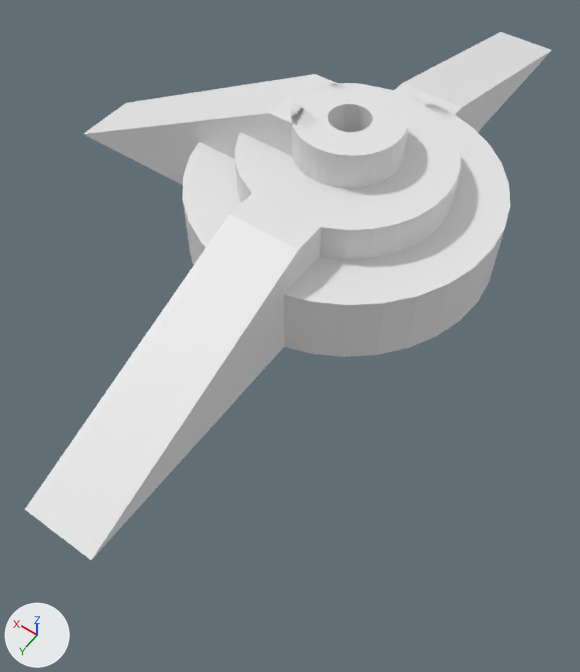
What one commit did to the Blender file Assets/Prefabs/Cenario/Altar.blend.
The view is the same before and after, from a camera (50 mm lens) standing at (-57.9, 98.6, 106.2) and looking at (-3.8, 22.8, -12.9). The axes (+X, +Y, +Z) are drawn at lower left. The lights are the same throughout.

Before the edit, the objects in view are built like this:
```python
ob_baseinferiro = bpy.data.objects.new('BaseInferiro', me_cylinder_001)
ob_baseinferiro.location = (0.0, 0.0, 0.0)
ob_baseinferiro.scale = (30.0, 30.0, 7.0)
ob_basemediana = bpy.data.objects.new('BaseMediana', me_cylinder_002)
ob_basemediana.location = (0.0, 0.0, 7.0)
ob_basemediana.scale = (20.0, 20.0, 7.0)
ob_basesuperior = bpy.data.objects.new('BaseSuperior', me_cylinder_003)
ob_basesuperior.location = (0.0, 0.0, 14.0)
ob_basesuperior.scale = (10.0, 10.0, 7.0)
ob_cube_001 = bpy.data.objects.new('Cube.001', me_cube_002)
ob_cube_001.location = (8.0, 0.0, 7.0)
ob_cube_001.rotation_euler = (1.571, 0.0, 4.712)  # degrees (90, 0, 270)
ob_cube_001.scale = (7.0, 14.0, 3.97)
ob_cube_002 = bpy.data.objects.new('Cube.002', me_cube_003)
ob_cube_002.location = (0.0, -28.0, 0.0)
ob_cube_002.rotation_euler = (-1.571, -3.142, 0.0)  # degrees (-90, -180, 0)
ob_cube_002.scale = (7.0, 7.0, 3.97)
ob_cube_003 = bpy.data.objects.new('Cube.003', me_cube_004)
ob_cube_003.location = (0.0, 21.0, 3.5)
ob_cube_003.rotation_euler = (1.571, 0.0, 0.0)  # degrees (90, 0, 0)
ob_cube_003.scale = (7.0, 10.5, 4.0)
```
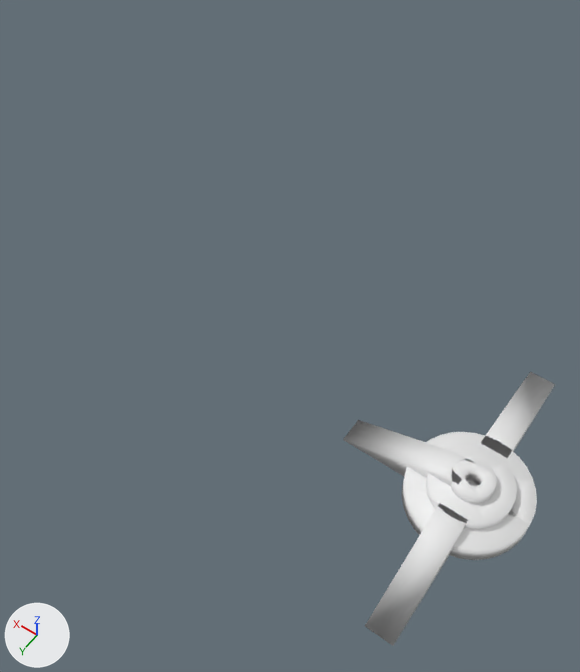
Location of each change, (x1, y1, x2, y2) in pixels of the pictures (580 x 672 px):
'Cube.003', deleted: before (25, 193, 321, 560)
'BaseSuperior', reshaped, moved, rescaled: before (291, 83, 409, 188); after (343, 372, 555, 645)
'BaseInferiro', deleted: before (182, 89, 510, 357)
'BaseMediana', deleted: before (235, 86, 461, 260)
'Cube.001', deleted: before (84, 74, 346, 185)
'Cube.002', deleted: before (395, 32, 552, 132)
part 1 of me_cylinder_003, added: after (426, 445, 517, 529)
part 2 of me_cylinder_003, added: after (402, 432, 537, 560)
part 3 of me_cylinder_003, added: after (343, 420, 471, 486)
part 4 of me_cylinder_003, built on: before (329, 104, 408, 182); after (365, 372, 555, 645)
part 5 of me_cylinder_003, shading changed: before (291, 83, 409, 188); after (451, 458, 497, 503)

The change, as a diff of the scene's bpy script:
```diff
--- a/Assets/Prefabs/Cenario/Altar.blend.py
+++ b/Assets/Prefabs/Cenario/Altar.blend.py
@@ me_cylinder_003 @@
 # used by ob_basesuperior; location = (0.0, 0.0, 14.0); scale = (10.0, 10.0, 7.0)
-me_cylinder_003.from_pydata(...)  # 129 vertices, 68 faces, 1 loose edge; spans x -1.01..1.0, y -1.0..1.0, z -1.0..1.01
+me_cylinder_003.from_pydata(...)  # 652 vertices, 363 faces, 1 loose edge; spans x -3.0..6.4, y -8.4..7.75, z -3.0..1.01
+# me_cylinder_003 part 1: a new loose piece of 238 vertices spanning x -2.0..2.0, y -2.0..2.0, z -2.0..0.0
+# me_cylinder_003 part 2: a new loose piece of 131 vertices spanning x -3.0..3.0, y -3.0..3.0, z -3.0..-1.0
+# me_cylinder_003 part 3: a new loose piece of 40 vertices spanning x 0.4..6.4, y -0.7..0.7, z -3.0..1.0
+# me_cylinder_003 part 4
+# 8 vertices are removed from x -1.01..0.38, y -0.35..0.35, z -1.0..-0.99
+# 34 faces are deleted
+# 3 vertices in x -0.27..0.35, y -0.27..0.27, z -1.0 move by (0.0, 0.0, 0.58)
+# 13 vertices move from x -0.39..0.38, y -0.32..0.32, z -1.0..-0.99 to x -0.39..0.37, y -0.32..0.32, z -0.51..-0.28
+# 114 vertices are added at x -1.01..0.5, y -8.4..7.75, z -3.0..0.0
+# 8 new vertices lie (1.4, 0.0, 0.0) away from vertices in x -0.7, y -8.4..7.75, z -3.0..0.0
+# 93 new faces join them
+# me_cylinder_003 part 5: 34 kept faces spanning x -1.0..1.0, y -1.0..1.0, z -1.0..1.01 are now shaded smooth
@@ ob_cube_003 @@
-ob_cube_003 = bpy.data.objects.new('Cube.003', me_cube_004)
-ob_cube_003.location = (0.0, 21.0, 3.5)
-ob_cube_003.rotation_euler = (1.571, 0.0, 0.0)  # degrees (90, 0, 0)
-ob_cube_003.scale = (7.0, 10.5, 4.0)
@@ ob_cube_002 @@
-ob_cube_002 = bpy.data.objects.new('Cube.002', me_cube_003)
-ob_cube_002.location = (0.0, -28.0, 0.0)
-ob_cube_002.rotation_euler = (-1.571, -3.142, 0.0)  # degrees (-90, -180, 0)
-ob_cube_002.scale = (7.0, 7.0, 3.97)
@@ ob_cube_001 @@
-ob_cube_001 = bpy.data.objects.new('Cube.001', me_cube_002)
-ob_cube_001.location = (8.0, 0.0, 7.0)
-ob_cube_001.rotation_euler = (1.571, 0.0, 4.712)  # degrees (90, 0, 270)
-ob_cube_001.scale = (7.0, 14.0, 3.97)
@@ ob_basemediana @@
-ob_basemediana = bpy.data.objects.new('BaseMediana', me_cylinder_002)
-ob_basemediana.location = (0.0, 0.0, 7.0)
-ob_basemediana.scale = (20.0, 20.0, 7.0)
@@ ob_baseinferiro @@
-ob_baseinferiro = bpy.data.objects.new('BaseInferiro', me_cylinder_001)
-ob_baseinferiro.location = (0.0, 0.0, 0.0)
-ob_baseinferiro.scale = (30.0, 30.0, 7.0)
@@ ob_basesuperior @@
 ob_basesuperior = bpy.data.objects.new('BaseSuperior', me_cylinder_003)
-ob_basesuperior.location = (0.0, 0.0, 14.0)
-ob_basesuperior.scale = (10.0, 10.0, 7.0)
+ob_basesuperior.location = (-48.0, 42.4, 8.1)
+ob_basesuperior.scale = (3.0, 3.0, 1.5)
```
